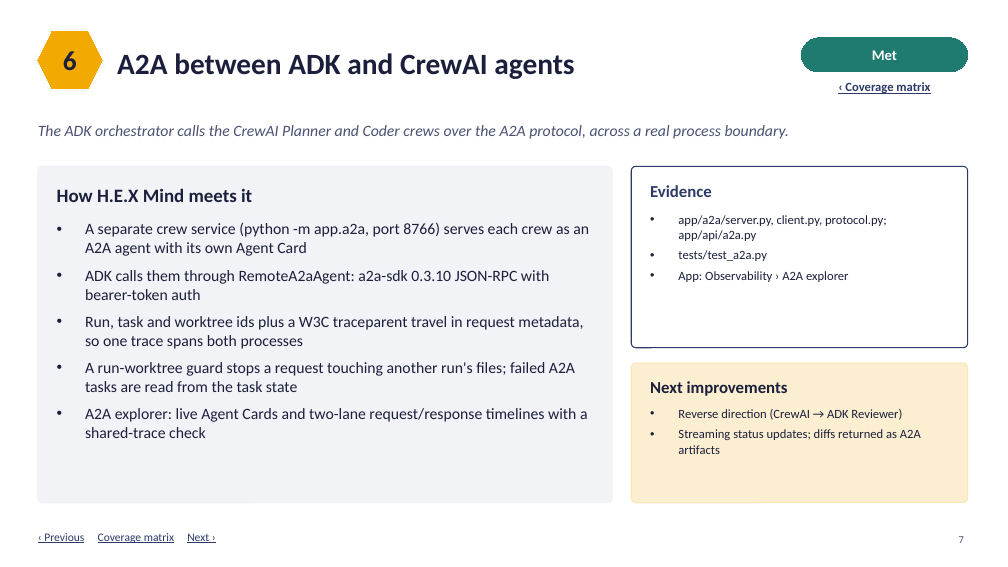
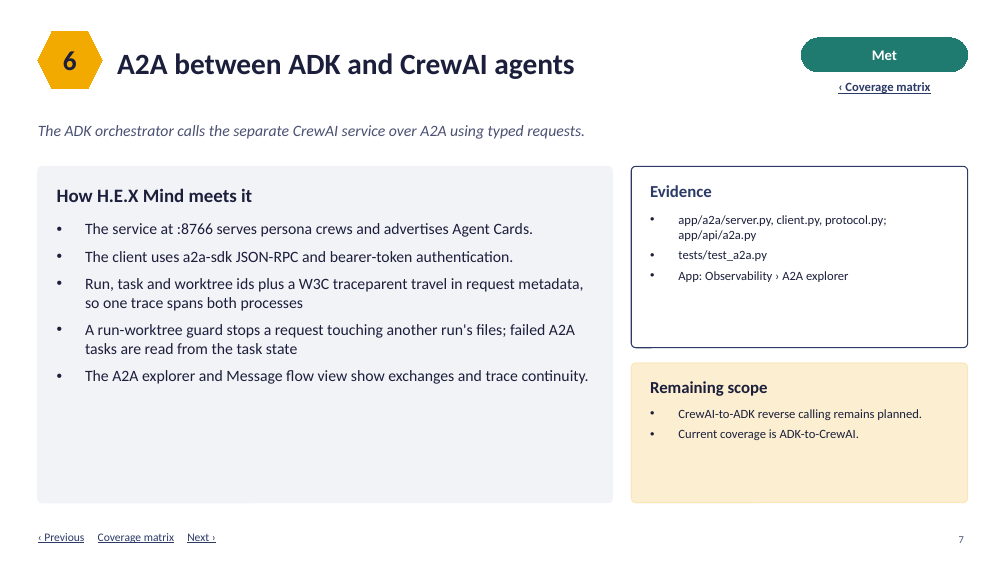
Before and after one commit to Cykikz/HEX, a slide deck: slide 7 of HEX_Mind_Requirements_Coverage_v2.pptx. Drawn at 1008x567 pixels with LibreOffice and Linux fonts; fonts in the diff are those of the drawing. Boxes give left, top, right and bottom in pixels: in the first picture for what was removed or moved away, otherwise in the second. Text is boxed around its words. In the diff, an @@ line names an element or a change of style, - is before the commit and + after.

Commit message:
Refresh course requirements coverage and record HEX Town

```diff
--- a/HEX_Mind_Requirements_Coverage_v2.pptx
+++ b/HEX_Mind_Requirements_Coverage_v2.pptx
@@ text at box(38, 125, 585, 139): text changed @@
-The ADK orchestrator calls the CrewAI Planner and Coder crews over the A2A protocol, across a real process boundary.
+The ADK orchestrator calls the separate CrewAI service over A2A using typed requests.
@@ text at box(85, 223, 534, 262): text changed @@
-• A separate crew service (python -m app.a2a, port 8766) serves each crew as an A2A agent with its own Agent Card
-• ADK calls them through RemoteA2aAgent: a2a-sdk 0.3.10 JSON-RPC with bearer-token auth
+• The service at :8766 serves persona crews and advertises Agent Cards.
+• The client uses a2a-sdk JSON-RPC and bearer-token authentication.
@@ text at box(85, 370, 589, 384): text changed @@
-• A2A explorer: live Agent Cards and two-lane request/response timelines with a shared-trace check
+• The A2A explorer and Message flow view show exchanges and trace continuity.
@@ text at box(650, 381, 768, 396): text changed @@
-Next improvements
+Remaining scope
@@ text at box(678, 409, 922, 440): text changed @@
-• Reverse direction (CrewAI → ADK Reviewer)
-• Streaming status updates; diffs returned as A2A artifacts
+• CrewAI-to-ADK reverse calling remains planned.
+• Current coverage is ADK-to-CrewAI.
```
Also in this commit, not shown: 12 other slides changed, 1 other file.
